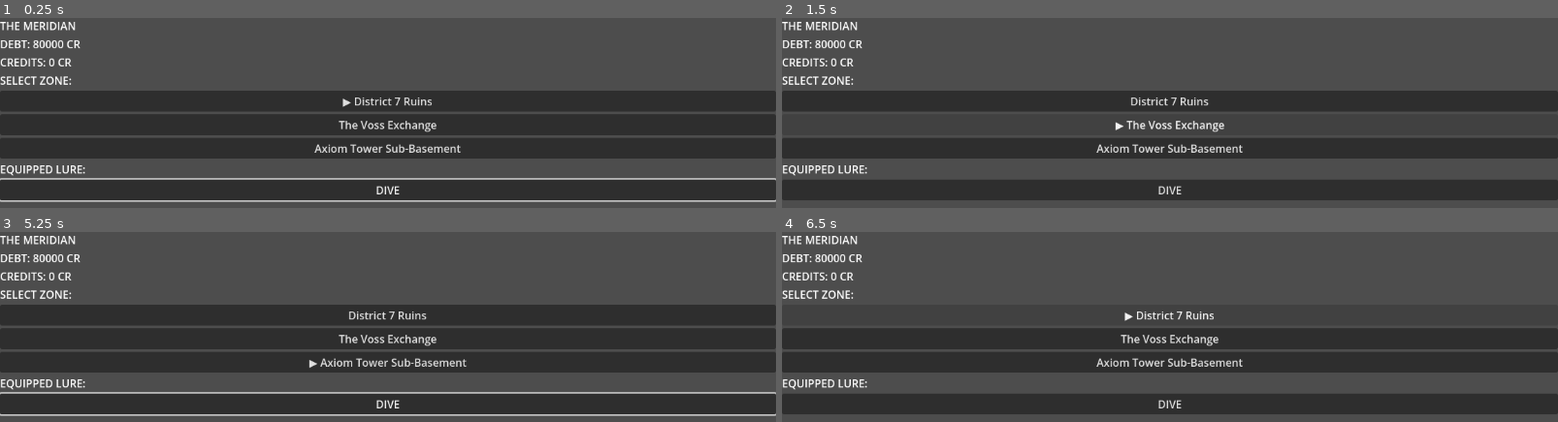
Above: before the commit, frames 1-4 (two rows, left to right).
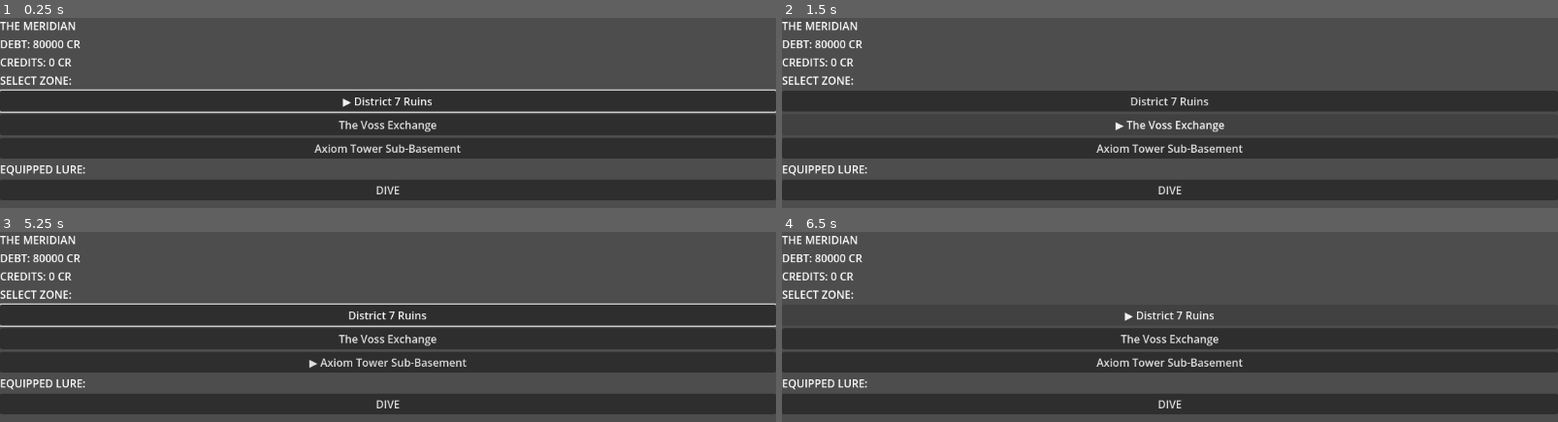
Above: after the commit, the same moments.

Repository: Teeohbee/deadcast
Game: Godot game, scene res://scenes/barge_hub/BargeHub.tscn
Two runs of this game, one before a commit and one after it. Both use one fixed random seed, a clock stepped at 60 frames per second and the inputs below.
Inputs:
- Up to frame 1 (0.25 s): no input
- Up to frame 2 (1.5 s): click "▶ District 7 Ruins" at 0.5 s; click "The Voss Exchange" at 1.25 s
- Up to frame 3 (5.25 s): click "District 7 Ruins" at 2 s; click "Axiom Tower Sub-Basement" at 2.75 s; click "▶ Axiom Tower Sub-Basement" at 3.5 s; click "DIVE" at 4.25 s; click "RETURN TO BARGE" at 5 s
- Up to frame 4 (6.5 s): click "District 7 Ruins" at 5.75 s

The runs differ from the first frame. In frame 1, 4.1% of the frame differs, in the area x 0-100%, y 37-97%; in frame 2, nothing differs; in frame 3, 4.1%; in frame 4, nothing differs.
Error in both runs: Invalid access to property or key 'lure_name' on a base object of type 'null instance'. (res://scenes/barge_hub/LureEquip.gd:23)

Commit message:
feat: wire BargeHub focus chain for controller navigation

Diff:
--- a/scenes/barge_hub/BargeHub.gd
+++ b/scenes/barge_hub/BargeHub.gd
@@ -12,7 +12,7 @@
     debt_label.text = "DEBT: %d CR" % GameState.debt
     dive_button.focus_mode = Control.FOCUS_ALL
     await get_tree().process_frame
-    dive_button.grab_focus()
+    $VBoxContainer/ZoneSelector/District7Button.grab_focus()
 
 func _refresh_labels(_ignored: int = 0) -> void:
     credits_label.text = "CREDITS: %d CR" % GameState.credits
--- a/scenes/barge_hub/ZoneSelector.gd
+++ b/scenes/barge_hub/ZoneSelector.gd
@@ -10,6 +10,12 @@
 	exchange_btn.focus_mode = Control.FOCUS_ALL
 	axiom_btn.focus_mode = Control.FOCUS_ALL
 
+	# D-pad up/down navigation within zone selector
+	district7_btn.focus_neighbor_bottom = district7_btn.get_path_to(exchange_btn)
+	exchange_btn.focus_neighbor_top = exchange_btn.get_path_to(district7_btn)
+	exchange_btn.focus_neighbor_bottom = exchange_btn.get_path_to(axiom_btn)
+	axiom_btn.focus_neighbor_top = axiom_btn.get_path_to(exchange_btn)
+
 	district7_btn.pressed.connect(func() -> void: GameState.select_zone("district7"))
 	exchange_btn.pressed.connect(func() -> void: GameState.select_zone("exchange"))
 	axiom_btn.pressed.connect(func() -> void: GameState.select_zone("axiom"))
